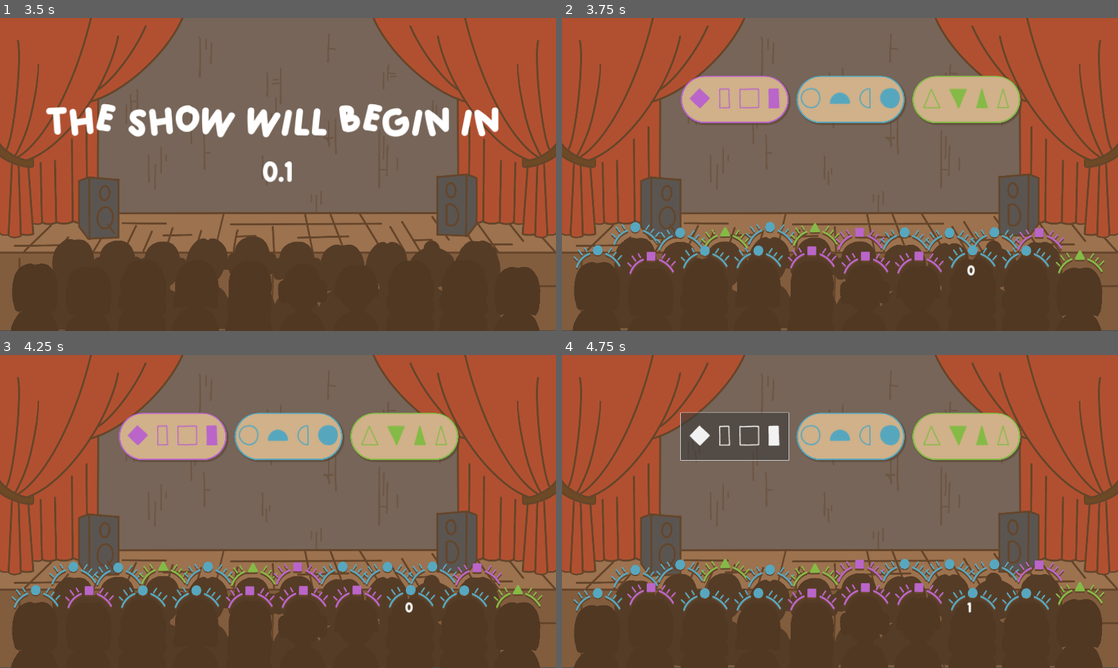
Above: before the commit, frames 1-4 (two rows, left to right).
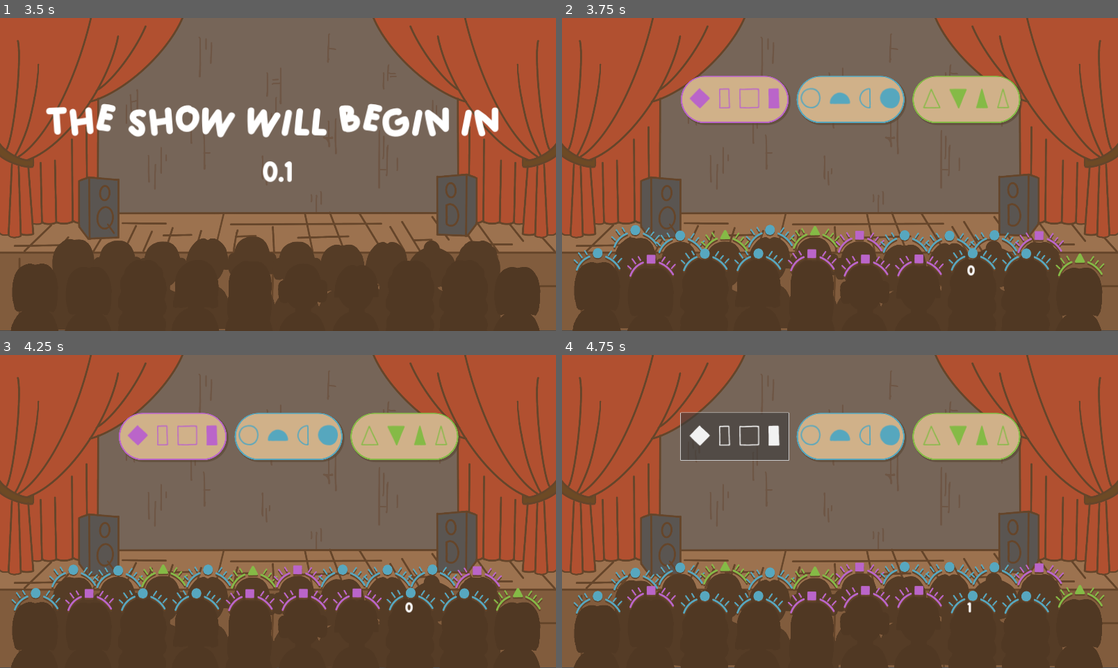
Above: after the commit, the same moments.

Repository: IridescenceFR/GlobalGameJam2024
Game: Godot game, scene res://Scenes/Main.tscn
Two runs of this game, one before a commit and one after it. Both use one fixed random seed, a clock stepped at 60 frames per second and the inputs below.
Inputs:
- Up to frame 1 (3.5 s): click "START" at 0.5 s; hold A (q_key_show) 1.28-2.03 s; tap A (q_key_show) at 2.1, 3.05 s; hold S (s_key_suppress) from 2.78 s (still down)
- Up to frame 2 (3.75 s): release S (s_key_suppress) at 3.53 s; tap A (q_key_show) at 3.6 s
- Up to frame 3 (4.25 s): no input
- Up to frame 4 (4.75 s): click "Y e a E" at 4.25 s

Frame 1 is identical in both runs. In frame 2, 4.2% of the frame differs, in the area x 2-98%, y 65-83%; in frame 3, 4.3%; in frame 4, 4.3%, in the area x 2-98%, y 65-84%.

Commit message:
update de l'aura

Diff:
--- a/Spectateur/Scripts/Spectator.gd
+++ b/Spectateur/Scripts/Spectator.gd
@@ -79,7 +79,7 @@
 
 func show_aura():
 	get_child(0).add_child(Sprite2D.new())
-	get_child(0).get_child(0).position.y -= 30
+	get_child(0).get_child(0).position.y -= 20
 	get_child(0).get_child(0).texture = load(auraArray[index_newAura])
 
 
